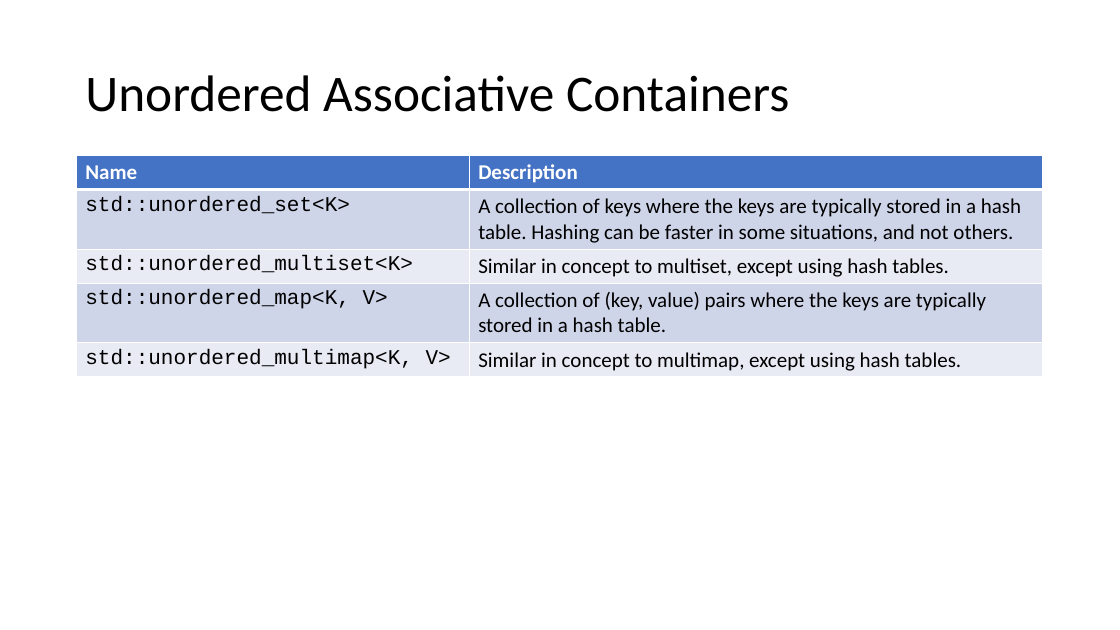
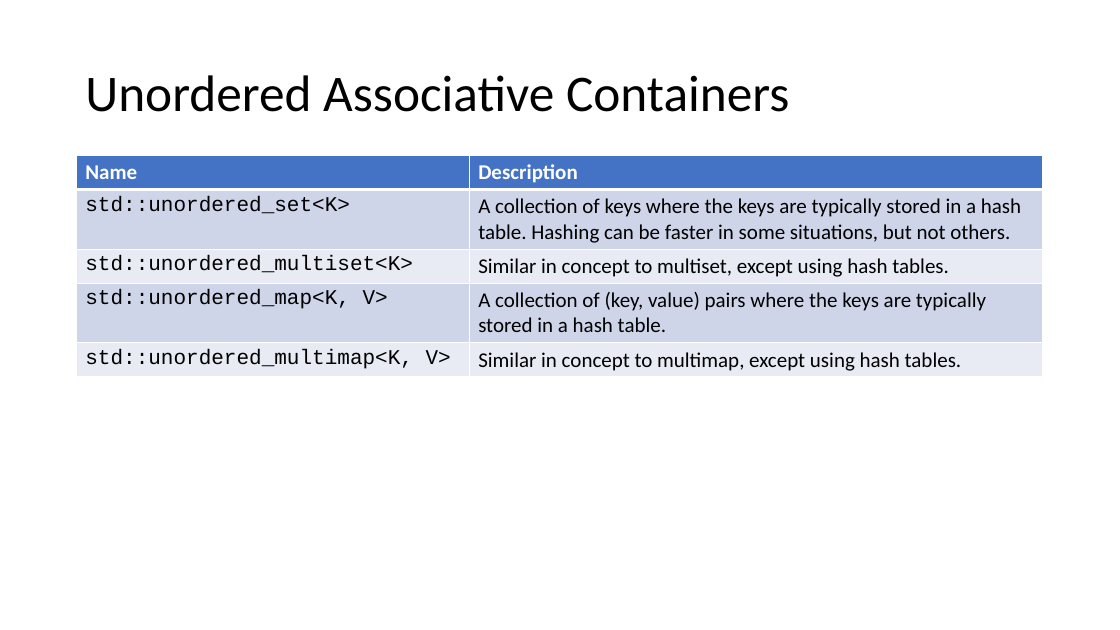
Before and after one commit to pchapin/cpp, a slide deck: slide 6 of Presentations/STL.pptx. Drawn at 1120x630 pixels with LibreOffice and Linux fonts; fonts in the diff are those of the drawing. Boxes give left, top, right and bottom in pixels: in the first picture for what was removed or moved away, otherwise in the second. Text is boxed around its words. In the diff, an @@ line names an element or a change of style, - is before the commit and + after.

```diff
--- a/Presentations/STL.pptx
+++ b/Presentations/STL.pptx
@@ table at <box>77,155,1044,376</box> @@
-row 2, column 2: A collection of keys where the keys are typically stored in a hash table. Hashing can be faster in some situations, and not others.
+row 2, column 2: A collection of keys where the keys are typically stored in a hash table. Hashing can be faster in some situations, but not others.
```
Also in this commit, not shown: 3 other slides changed, 11 slides added.
